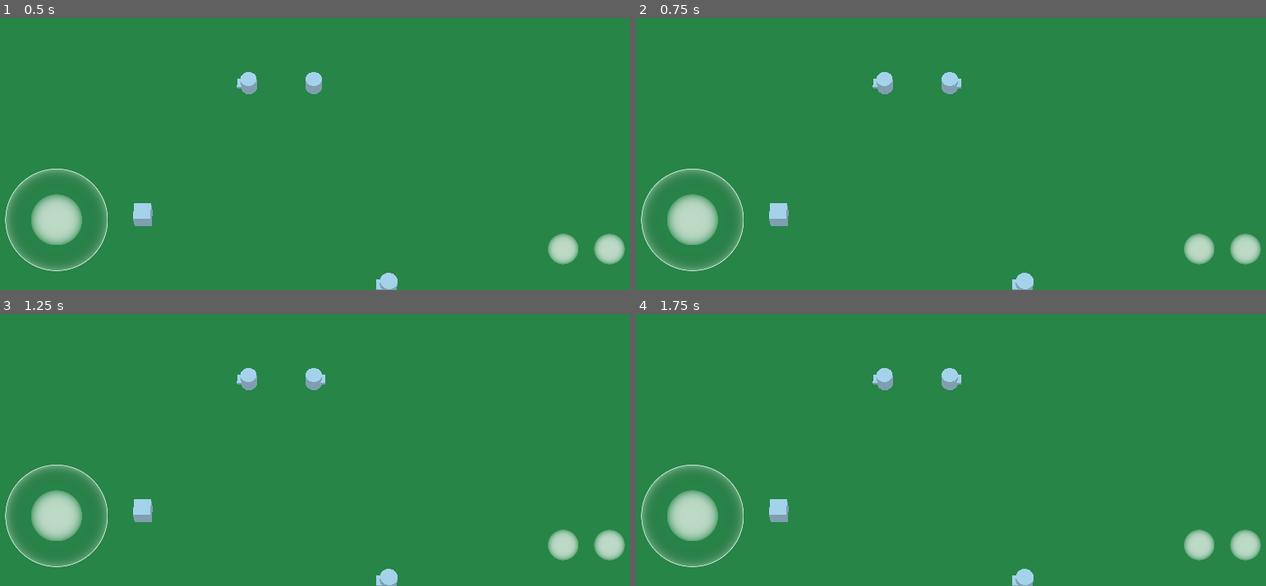
Above: before the commit, frames 1-4 (two rows, left to right).
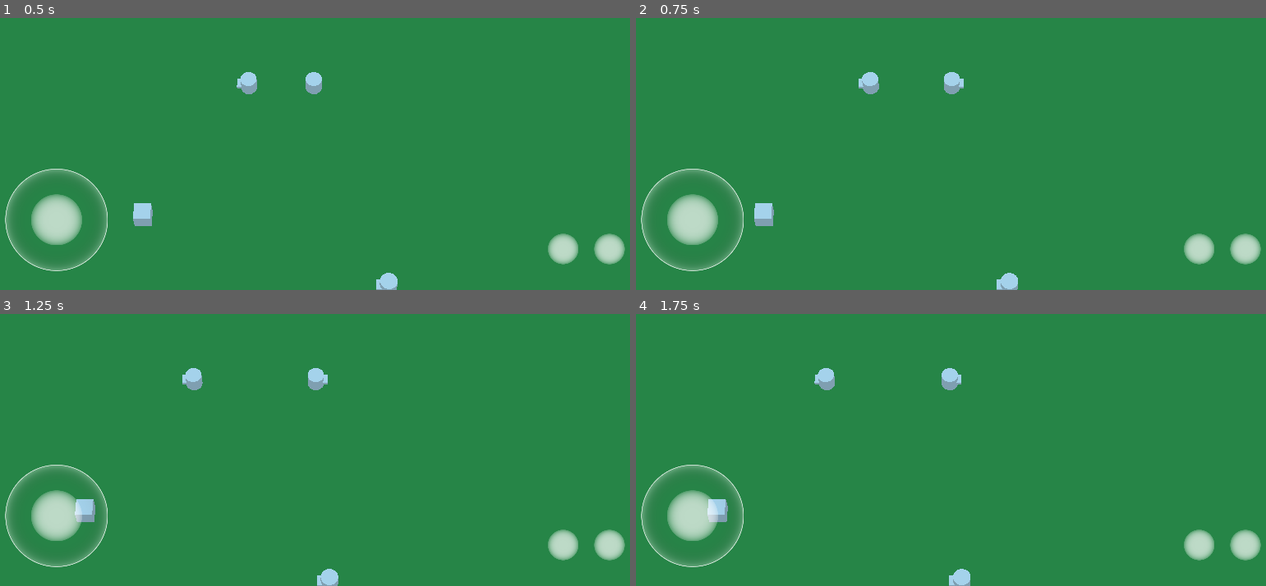
Above: after the commit, the same moments.

Repository: habibsyuhada/boomerang
Game: Godot game, scene res://scenes/Map_Experiment.tscn
Same seed, same stepped clock (60 frames per second), same inputs: the game is played once before the commit and once after it.
Inputs (mouse positions are in pixels of both pictures, inside the frame that each line leads up to):
- Up to frame 1 (0.5 s): no input
- Up to frame 2 (0.75 s): tap Enter at 0.5 s; move the mouse to (1095, 86) at 0.52 s; hold Right (ui_right) from 0.53 s (still down); click (1095, 86) at 0.67 s
- Up to frame 3 (1.25 s): keep holding Right (ui_right); tap Space (ui_select) at 0.77 s
- Up to frame 4 (1.75 s): release Right (ui_right) at 1.25 s; drag from (818, 420) to (661, 556) at 1.27 s

Frame 1 is identical in both runs. In frame 2, 1.1% of the frame differs, in the area x 18-64%, y 19-100%; in frame 3, 1.3%, in the area x 11-64%, y 19-100%; in frame 4, 1.3%.

Commit message:
Fixing bug

Diff:
--- a/objects/Player.gd
+++ b/objects/Player.gd
@@ -33,14 +33,12 @@
 
 # Called every frame. 'delta' is the elapsed time since the previous frame.
 func _physics_process(delta):
-
+	velocity = Vector3.ZERO
 	if isdashing :
 		move_and_slide(dash_velocity)
 	else:
 		get_input()
-
 		if ismove_analog_pressed :
-			velocity = Vector3.ZERO
 			if isshot_analog_pressed :
 				velocity.x = move_analog_value.x * speed / 2
 				velocity.z = move_analog_value.y * speed / 2
@@ -50,21 +48,23 @@
 			if velocity != Vector3.ZERO and !isshot_analog_pressed :
 				rotation_degrees.y = rad2deg(Vector2(0, 0).angle_to_point(Vector2(velocity.x, -velocity.z)))
 
-		if isshot_analog_pressed :
-			velocity.x = move_analog_value.x * speed / 2
-			velocity.z = move_analog_value.y * speed / 2
-		else:
-			velocity.x = move_analog_value.x * speed
-			velocity.z = move_analog_value.y * speed
+			if isshot_analog_pressed :
+				velocity.x = move_analog_value.x * speed / 2
+				velocity.z = move_analog_value.y * speed / 2
+			else:
+				velocity.x = move_analog_value.x * speed
+				velocity.z = move_analog_value.y * speed
+
 		if velocity != Vector3.ZERO and !isshot_analog_pressed :
 			rotation_degrees.y = rad2deg(Vector2(0, 0).angle_to_point(Vector2(velocity.x, -velocity.z)))
 			pass
 
-	if isshot_analog_pressed :
-		rotation_degrees.y = rad2deg(Vector2(0, 0).angle_to_point(Vector2(shot_analog_value.x, -shot_analog_value.y)))
-		if power_throw < 0.45 :
-			power_throw += delta*0.5
-			print(power_throw)
+		if isshot_analog_pressed :
+			rotation_degrees.y = rad2deg(Vector2(0, 0).angle_to_point(Vector2(shot_analog_value.x, -shot_analog_value.y)))
+			if power_throw < 0.45 :
+				power_throw += delta*0.5
+
+
 		move_and_slide(velocity)
 		global_transform.origin.y = 1
 
@@ -115,7 +115,6 @@
 		$Dash_Timer.start(dash_timer)
 
 func _on_Area_body_entered(body):
-	print(body)
 	if body.name != name :
 		if body.get_class() == "KinematicBody" :
 			if "Boomerang" in body.name:
Not shown, added: scenes/HUD.tscn.tmp
